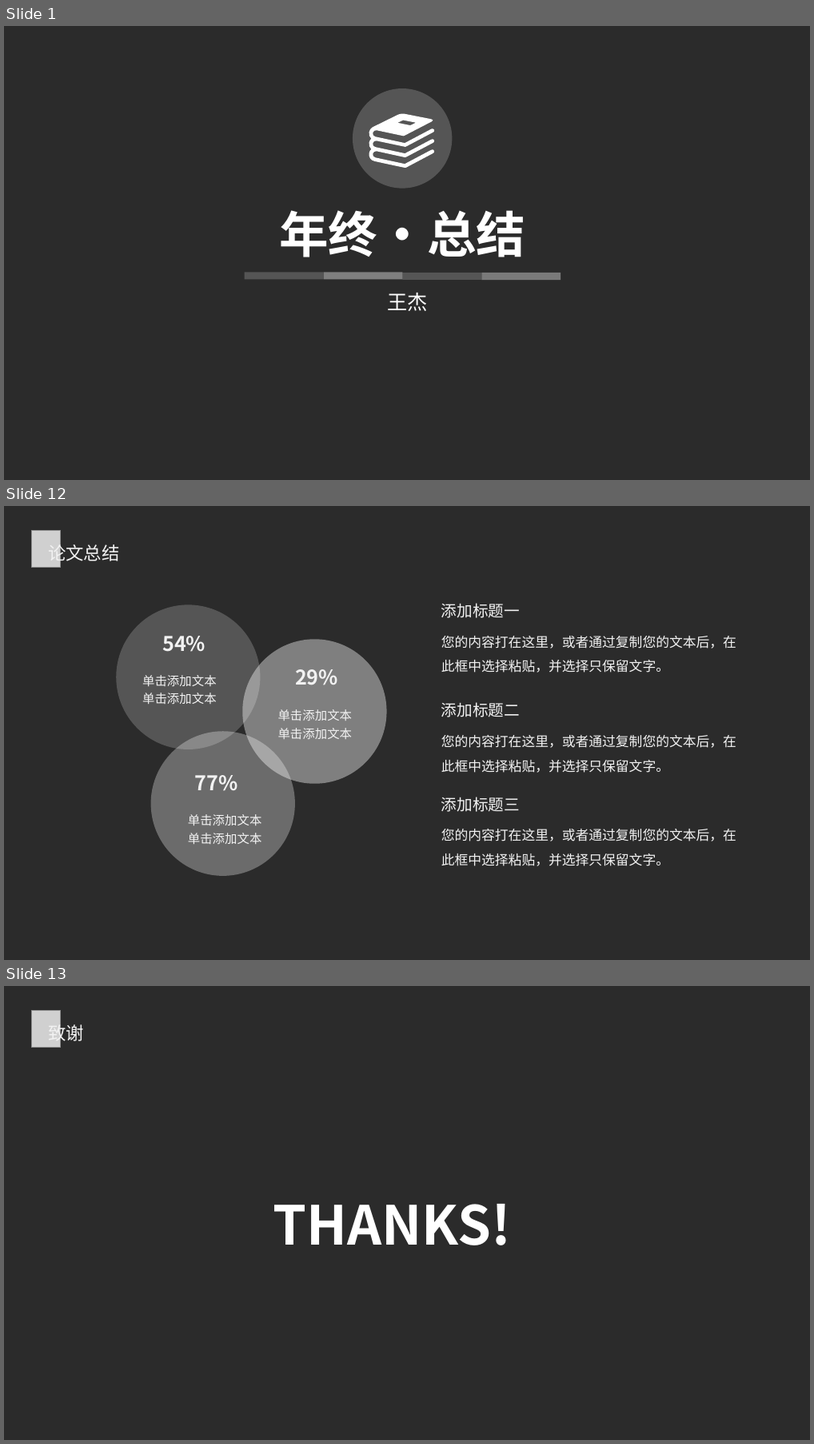
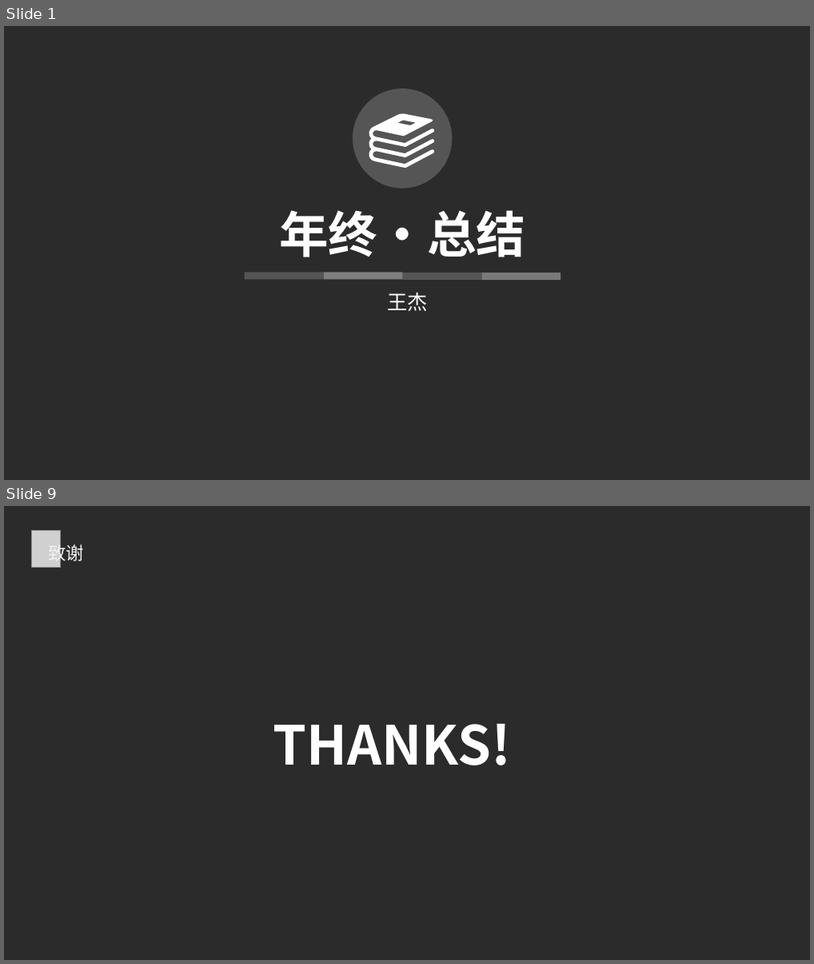
Before and after one commit to windright/ml_refer, a slide deck: 202001/年终总结.pptx. Shown one above the other, each under a label of ours: slides 1, 12 and 13 before the commit, slides 1 and 9 after it; the slides between them are not shown. The pictures are 814x1444 and 814x964 pixels, drawn with LibreOffice and Linux fonts; fonts in the diff are those of the drawing; grey boxes stand for pictures; background and template pictures are left out; a plain dark background stands for a picture behind light text. Boxes give left, top, right and bottom in pixels: in the first picture for what was removed or moved away, otherwise in the second. Text is boxed around its words. In the diff, an @@ line names an element or a change of style, - is before the commit and + after.

```diff
--- a/202001/年终总结.pptx
+++ b/202001/年终总结.pptx
@@ slide 12 removed at box(4, 506, 810, 960), background picture (left out) @@
@@ picture removed at box(31, 530, 61, 567) @@
@@ text removed at box(48, 542, 119, 564) @@
-论文总结
@@ freeform shape removed at box(109, 598, 267, 756) @@
@@ text removed at box(442, 603, 520, 618) @@
-添加标题一
@@ text removed at box(162, 636, 206, 652) @@
-54%
@@ freeform shape removed at box(235, 632, 394, 791) @@
@@ text removed at box(442, 636, 737, 672) @@
-您的内容打在这里，或者通过复制您的文本后，在此框中选择粘贴，并选择只保留文字。
@@ text removed at box(295, 669, 338, 684) @@
-29%
@@ text removed at box(142, 675, 217, 704) @@
-单击添加文本
-单击添加文本
@@ text removed at box(278, 709, 353, 739) @@
-单击添加文本
-单击添加文本
@@ text removed at box(442, 702, 520, 717) @@
-添加标题二
@@ freeform shape removed at box(143, 724, 302, 883) @@
@@ text removed at box(442, 735, 737, 772) @@
-您的内容打在这里，或者通过复制您的文本后，在此框中选择粘贴，并选择只保留文字。
@@ text removed at box(195, 775, 238, 791) @@
-77%
@@ text removed at box(188, 814, 262, 844) @@
-单击添加文本
-单击添加文本
@@ text removed at box(442, 796, 520, 812) @@
-添加标题三
@@ text removed at box(442, 828, 737, 866) @@
-您的内容打在这里，或者通过复制您的文本后，在此框中选择粘贴，并选择只保留文字。
@@ what was slide 13 is now slide 9 @@
```
Also in this commit, not shown: 2 slides changed, 5 slides added, 8 other slides removed.
